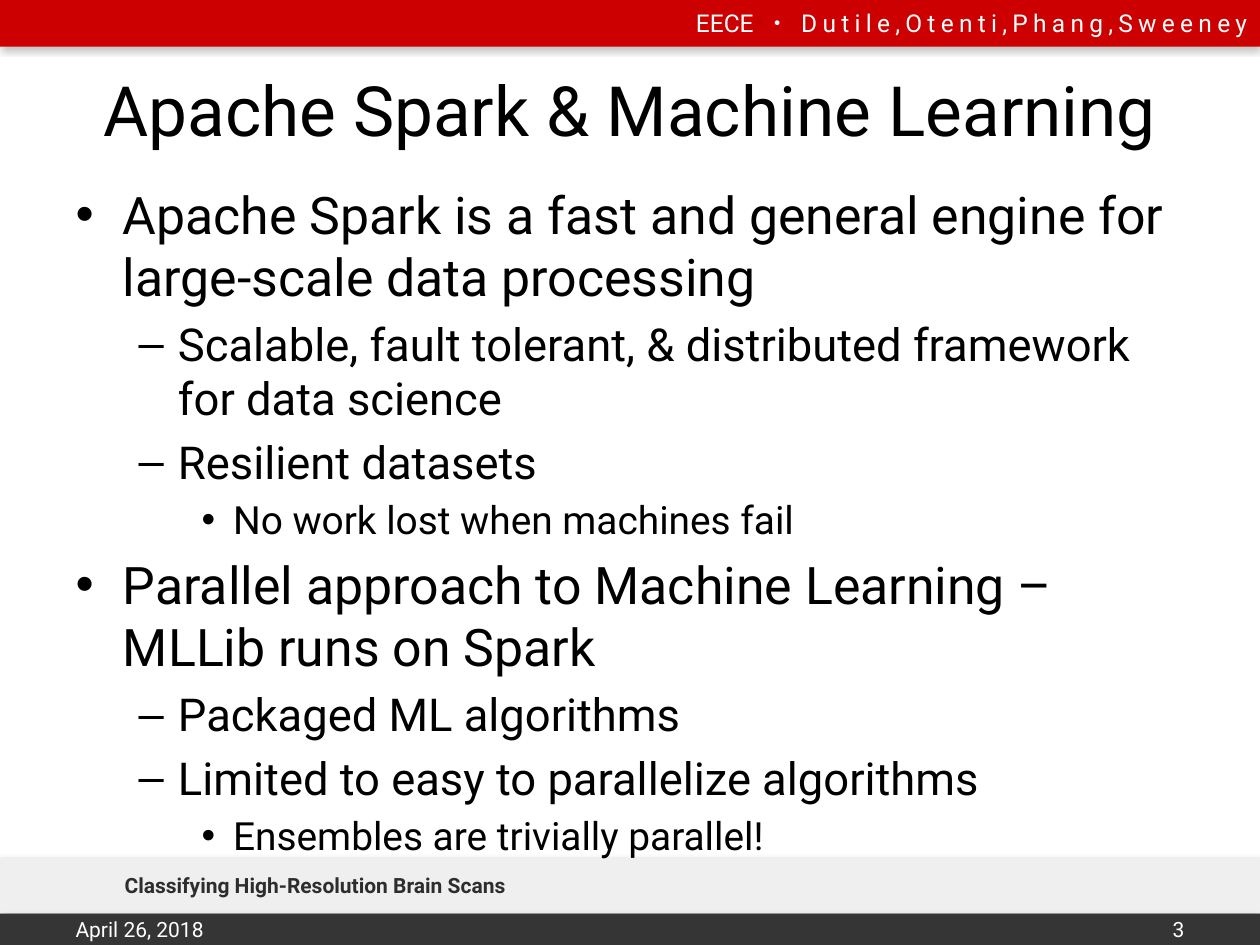
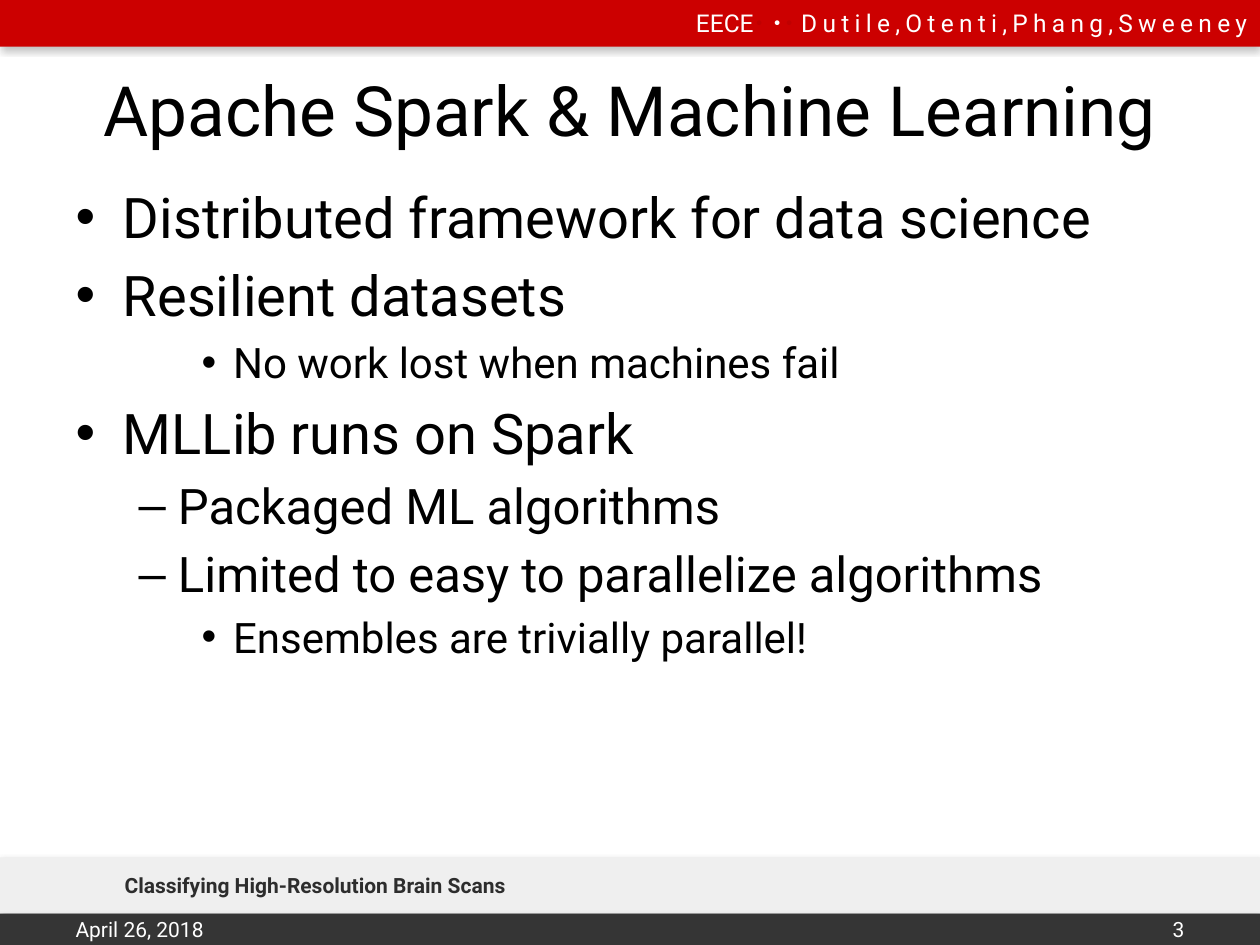
Before and after one commit to emily-jean/ml-brains, a slide deck: slide 3 of presentation/DutileOtentiPhangSweeney.pptx. Drawn at 1260x945 pixels with LibreOffice and Linux fonts; fonts in the diff are those of the drawing; background and template pictures are left out. Boxes give left, top, right and bottom in pixels: in the first picture for what was removed or moved away, otherwise in the second. Text is boxed around its words. In the diff, an @@ line names an element or a change of style, - is before the commit and + after.

```diff
--- a/presentation/DutileOtentiPhangSweeney.pptx
+++ b/presentation/DutileOtentiPhangSweeney.pptx
@@ text at [123,195,1090,239]: text changed; size 29.6 to 32 pt @@
-• Apache Spark is a fast and general engine for large-scale data processing
-  – Scalable, fault tolerant, & distributed framework for data science
+• Distributed framework for data science
@@ text at [123,274,1043,662]: size 25.9 to 32 pt in "Resilient datasets"; size 22.2 to 24 pt in "No work lost when machines fail", "Ensembles are trivially parallel!"; size 25.9 to 28 pt in "Packaged ML algorithms", "Limited to easy to parallelize algorithms"; bullet – to •; list level 2 to 1 in "Resilient datasets" @@
@@ text at [123,412,633,466]: text changed; size 29.6 to 32 pt @@
-• Parallel approach to Machine Learning – MLLib runs on Spark
+• MLLib runs on Spark
```
Also in this commit, not shown: 1 other slide changed.
